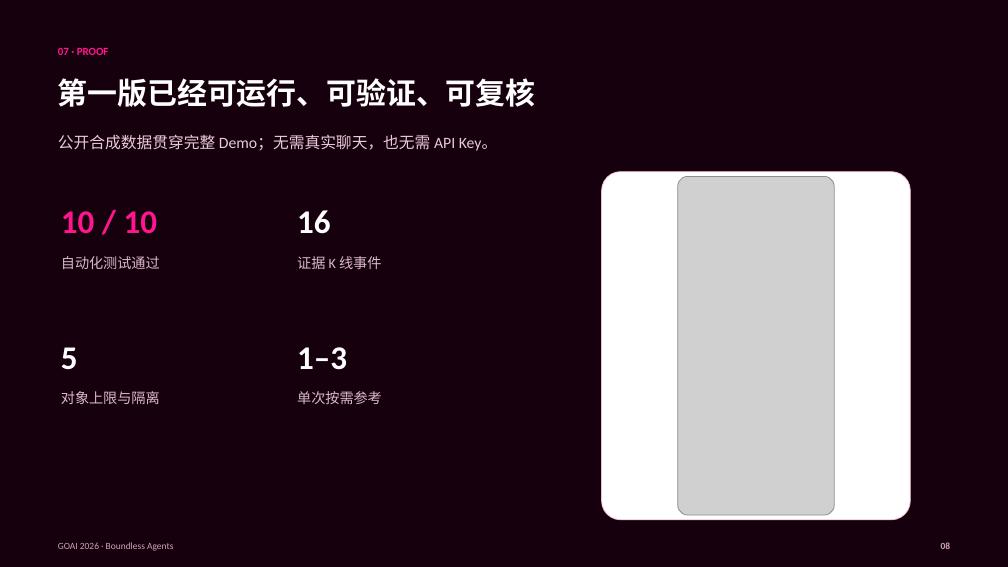
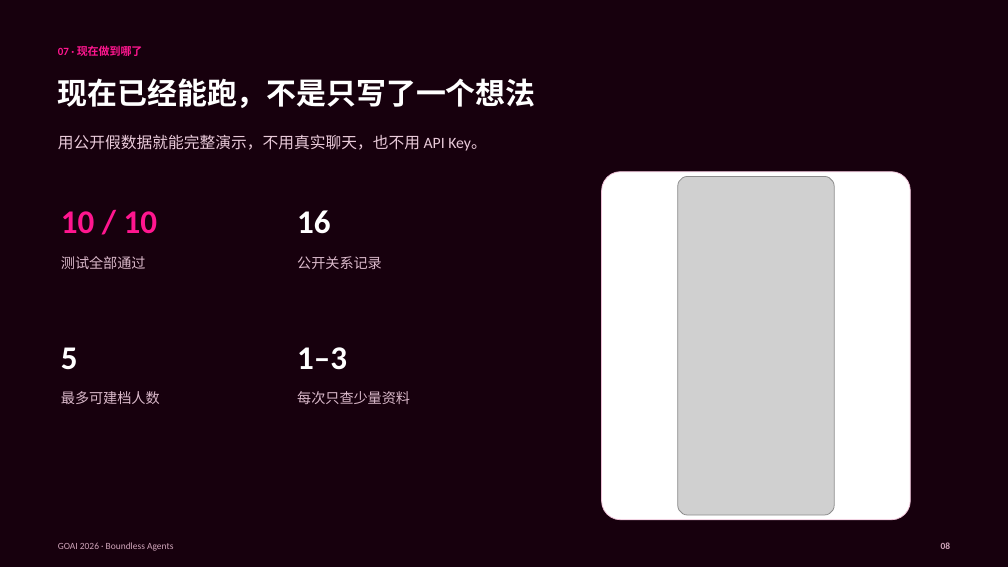
Before and after one commit to powerycy/goutoujunshi, a slide deck: slide 8 of competition/deepseek-harness-goutoujunshi/submission/狗头军师_GOAI2026_无界应用_初赛方案.pptx. Drawn at 1008x567 pixels with LibreOffice and Linux fonts; fonts in the diff are those of the drawing; grey boxes stand for pictures. Boxes give left, top, right and bottom in pixels: in the first picture for what was removed or moved away, otherwise in the second. Text is boxed around its words. In the diff, an @@ line names an element or a change of style, - is before the commit and + after.

```diff
--- a/competition/deepseek-harness-goutoujunshi/submission/狗头军师_GOAI2026_无界应用_初赛方案.pptx
+++ b/competition/deepseek-harness-goutoujunshi/submission/狗头军师_GOAI2026_无界应用_初赛方案.pptx
@@ text at box(58, 45, 143, 56): text changed @@
-07 · PROOF
+07 · 现在做到哪了
@@ text at box(58, 78, 536, 108): text changed @@
-第一版已经可运行、可验证、可复核
+现在已经能跑，不是只写了一个想法
@@ text at box(58, 134, 487, 151): text changed @@
-公开合成数据贯穿完整 Demo；无需真实聊天，也无需 API Key。
+用公开假数据就能完整演示，不用真实聊天，也不用 API Key。
@@ text at box(61, 256, 146, 269): text changed @@
-自动化测试通过
+测试全部通过
@@ text at box(297, 256, 382, 269): text changed @@
-证据 K 线事件
+公开关系记录
@@ text at box(61, 391, 160, 404): text changed @@
-对象上限与隔离
+最多可建档人数
@@ text at box(297, 391, 410, 404): text changed @@
-单次按需参考
+每次只查少量资料
```
Also in this commit, not shown: 9 other slides changed, 3 other files.
